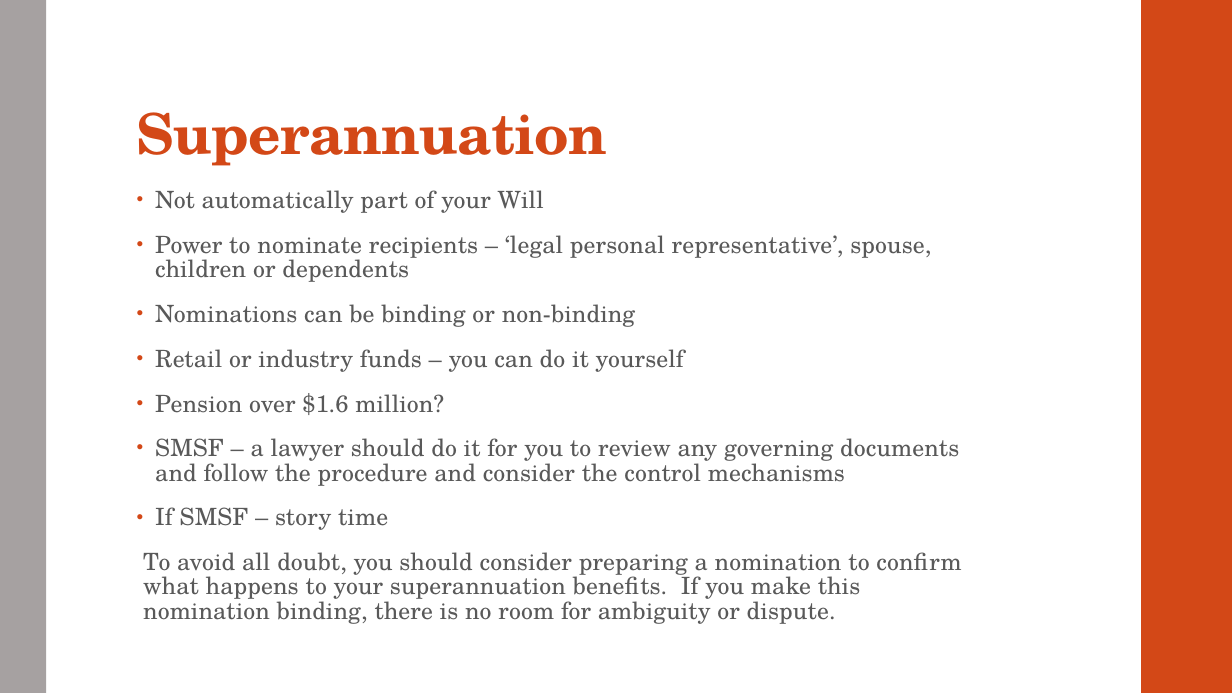
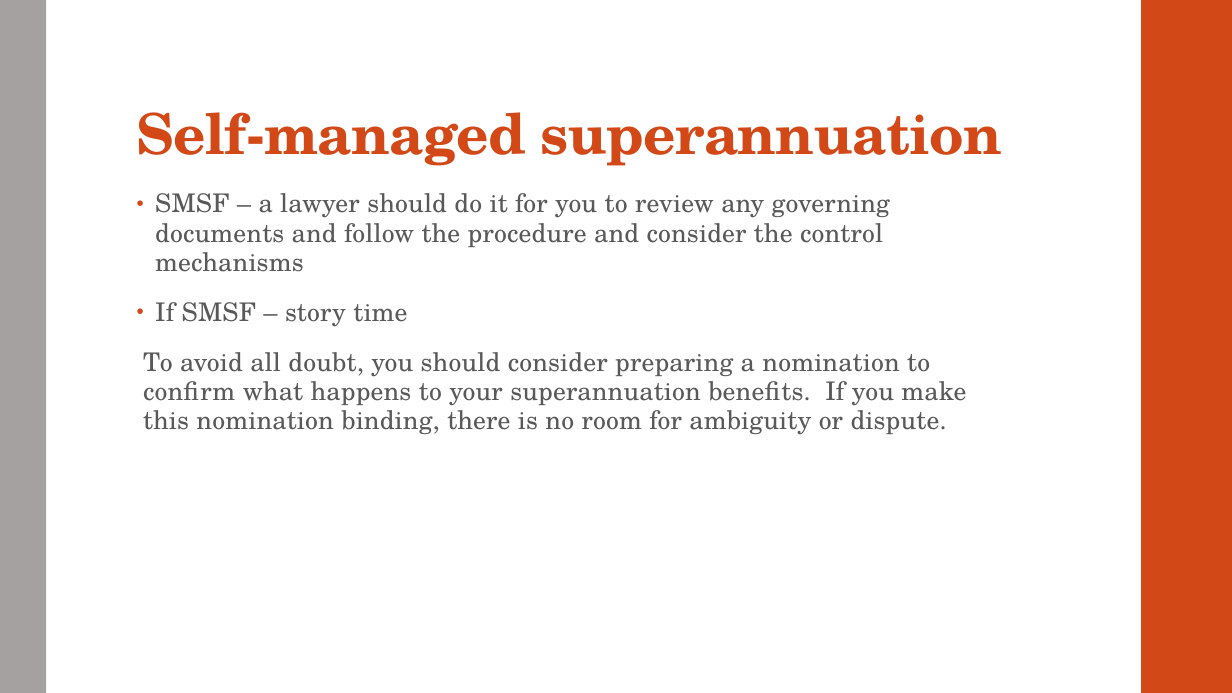
Before and after one commit to dariuschats/dariuschats.github.io, a slide deck: slide 22 of downloadables/other/Estate planning/Estate Planning Meeting Slides.pptx (slide 20 before the commit). Drawn at 1232x693 pixels with LibreOffice and Linux fonts; fonts in the diff are those of the drawing. Boxes give left, top, right and bottom in pixels: in the first picture for what was removed or moved away, otherwise in the second. Text is boxed around its words. In the diff, an @@ line names an element or a change of style, - is before the commit and + after.

```diff
--- a/downloadables/other/Estate planning/Estate Planning Meeting Slides.pptx
+++ b/downloadables/other/Estate planning/Estate Planning Meeting Slides.pptx
@@ title at [137, 112, 1002, 166]: text changed @@
-Superannuation
+Self-managed superannuation
@@ text "SMSF – a lawyer should ..." at [143, 193, 966, 434]: size 18.5 to 20 pt; line spacing 0.85 to 0.95 @@
@@ text at [155, 190, 931, 415]: paragraphs removed @@
-• Not automatically part of your Will
-• Power to nominate recipients – ‘legal personal representative’, spouse, children or dependents
-• Nominations can be binding or non-binding
-• Retail or industry funds – you can do it yourself
-• Pension over $1.6 million?
```
Also in this commit, not shown: 1 other slide changed, 3 slides added, 3 other files.
